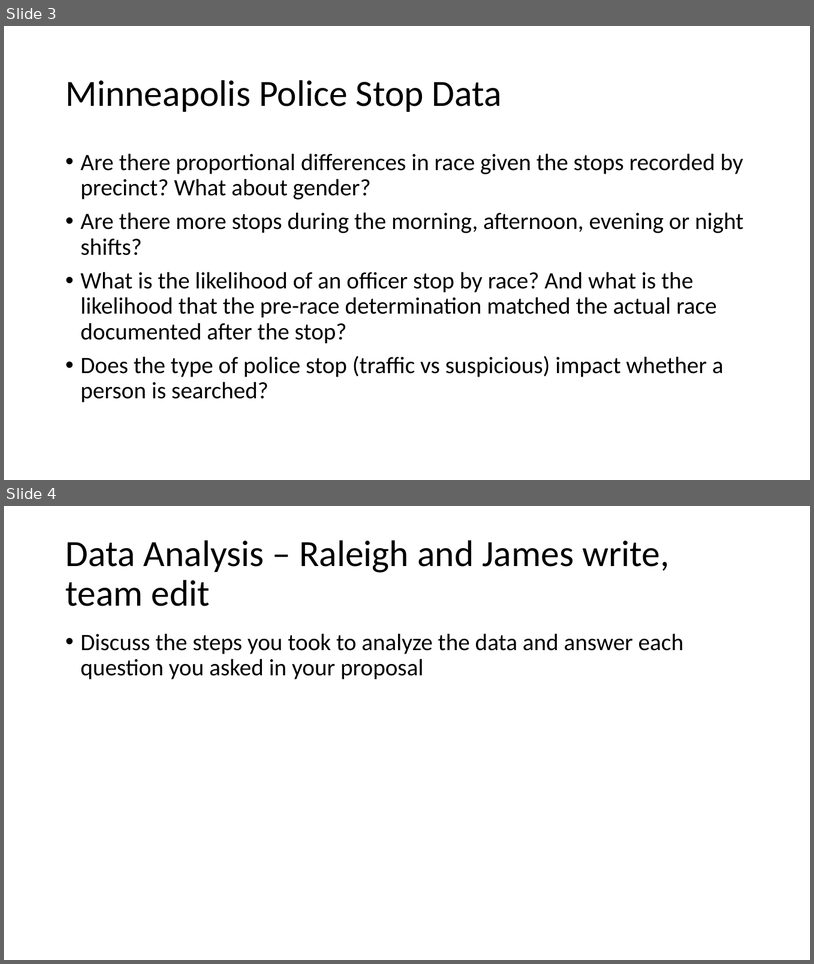
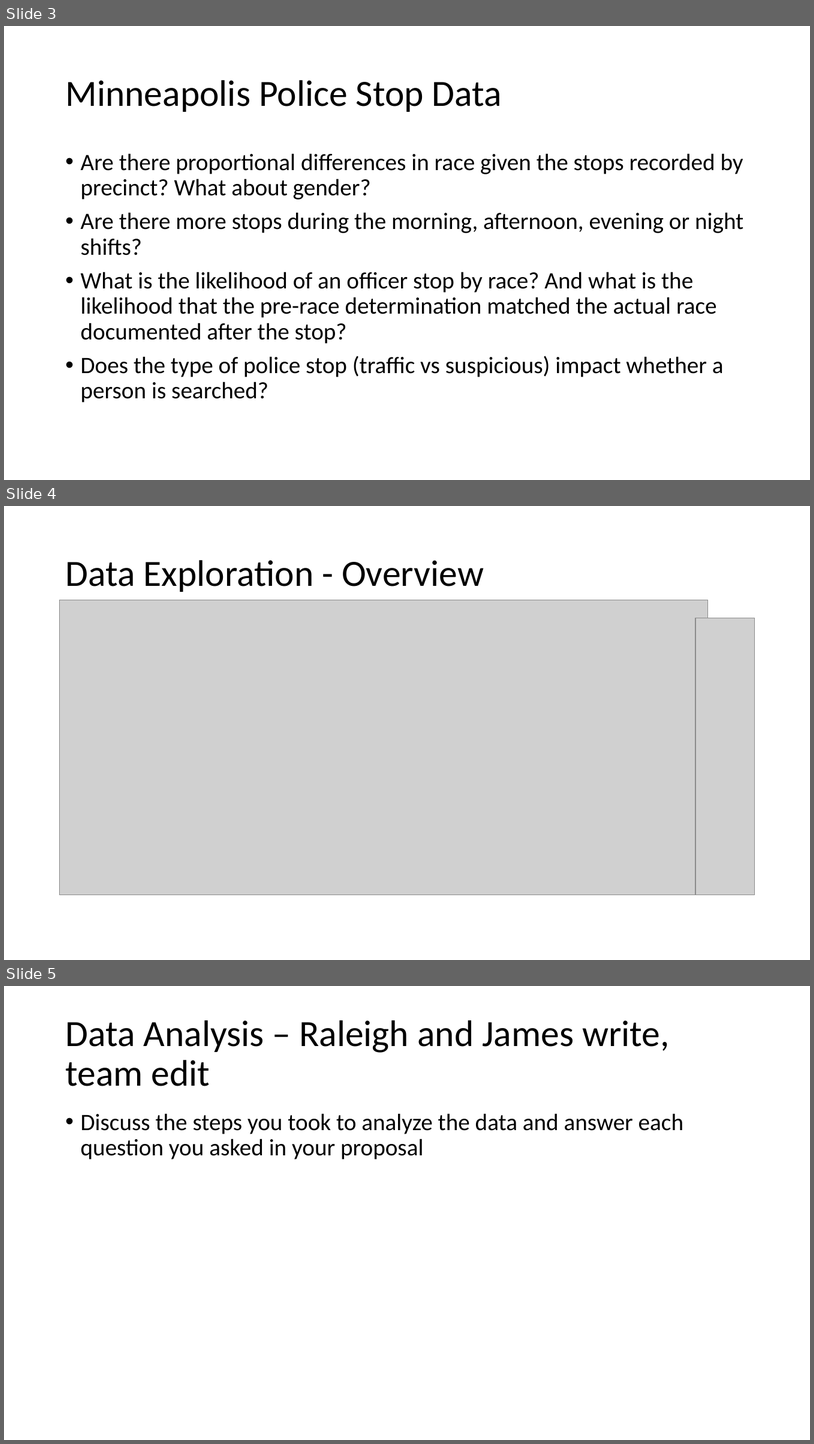
Before and after one commit to elu267/Project_GroupF, a slide deck: Group_F_Minneapolis Police Stops Presentation.pptx. Shown one above the other, each under a label of ours: slides 3 and 4 before the commit, slides 3, 4 and 5 after it. The pictures are 814x964 and 814x1444 pixels, drawn with LibreOffice and Linux fonts; fonts in the diff are those of the drawing; grey boxes stand for pictures. Boxes give left, top, right and bottom in pixels: in the first picture for what was removed or moved away, otherwise in the second. Text is boxed around its words. In the diff, an @@ line names an element or a change of style, - is before the commit and + after.

```diff
--- a/Group_F_Minneapolis Police Stops Presentation.pptx
+++ b/Group_F_Minneapolis Police Stops Presentation.pptx
@@ slide 4 added at [4,506,810,960], background #FFFFFF @@
@@ title added at [65,560,484,592], 44 pt, text #000000 @@
+Data Exploration - Overview
@@ picture added at [60,600,709,894] @@
@@ picture added at [696,618,755,894] @@
@@ what was slide 4 is now slide 5 @@
```
Also in this commit, not shown: 1 slide changed, 7 other files.
